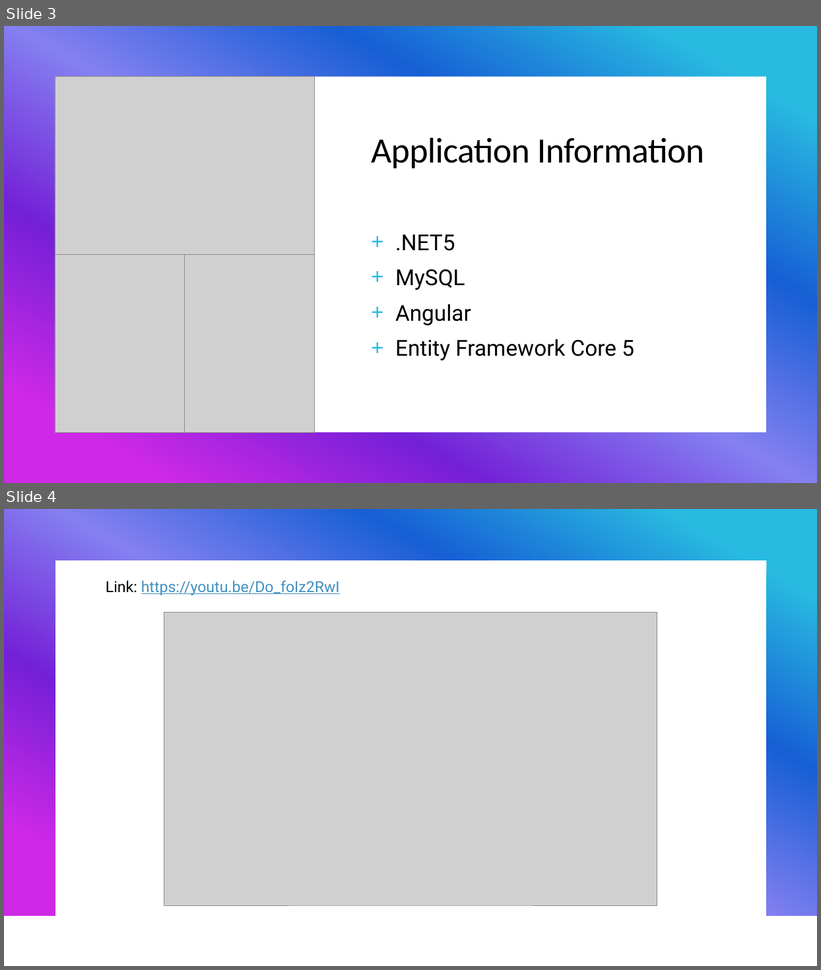
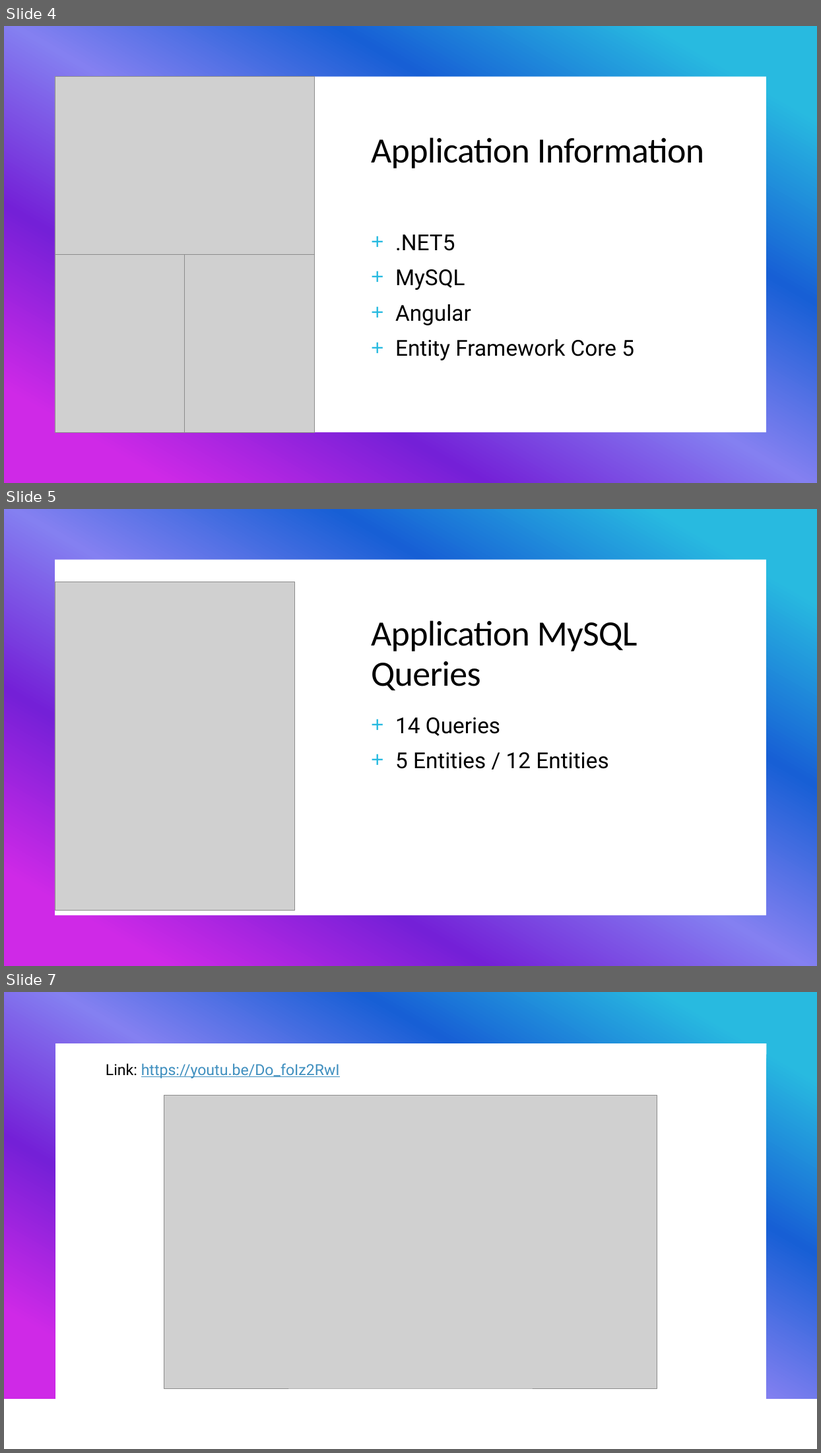
Before and after one commit to CS480UIC/cs480-final-project-schooled_web_application, a slide deck: documentation/Schooled Web Application.pptm. Shown one above the other, each under a label of ours: slides 3 and 4 before the commit, slides 4, 5 and 7 after it; the slides between them are not shown. The pictures are 821x970 and 821x1453 pixels, drawn with LibreOffice and Linux fonts; fonts in the diff are those of the drawing; grey boxes stand for pictures. Boxes give left, top, right and bottom in pixels: in the first picture for what was removed or moved away, otherwise in the second. Text is boxed around its words. In the diff, an @@ line names an element or a change of style, - is before the commit and + after.

Commit message:
Final presentation update.

```diff
--- a/documentation/Schooled Web Application.pptm
+++ b/documentation/Schooled Web Application.pptm
@@ slide 5 added at box(4, 509, 817, 966), background #FFFFFF; not listed: 1 template element that a slide beside it also shows @@
@@ rectangle added at box(4, 509, 817, 966), fill #FFFFFF @@
@@ rectangle added at box(4, 509, 817, 966), fill gradient #28BAE0 to #175FD5 to #8480F1 to #7420D7 to #CF29E7 @@
@@ rectangle added at box(55, 560, 766, 916), fill #FFFFFF @@
@@ picture added at box(55, 582, 295, 911) @@
@@ title added at box(371, 621, 638, 691), 42 pt, text #000000 @@
+Application MySQL Queries
@@ text added at box(395, 718, 609, 769), 26 pt, text #000000 @@
++ 14 Queries
++ 5 Entities / 12 Entities
@@ what was slide 3 is now slide 4 @@
@@ what was slide 4 is now slide 7 @@
```
Also in this commit, not shown: 3 other slides added, 1 slide removed.
